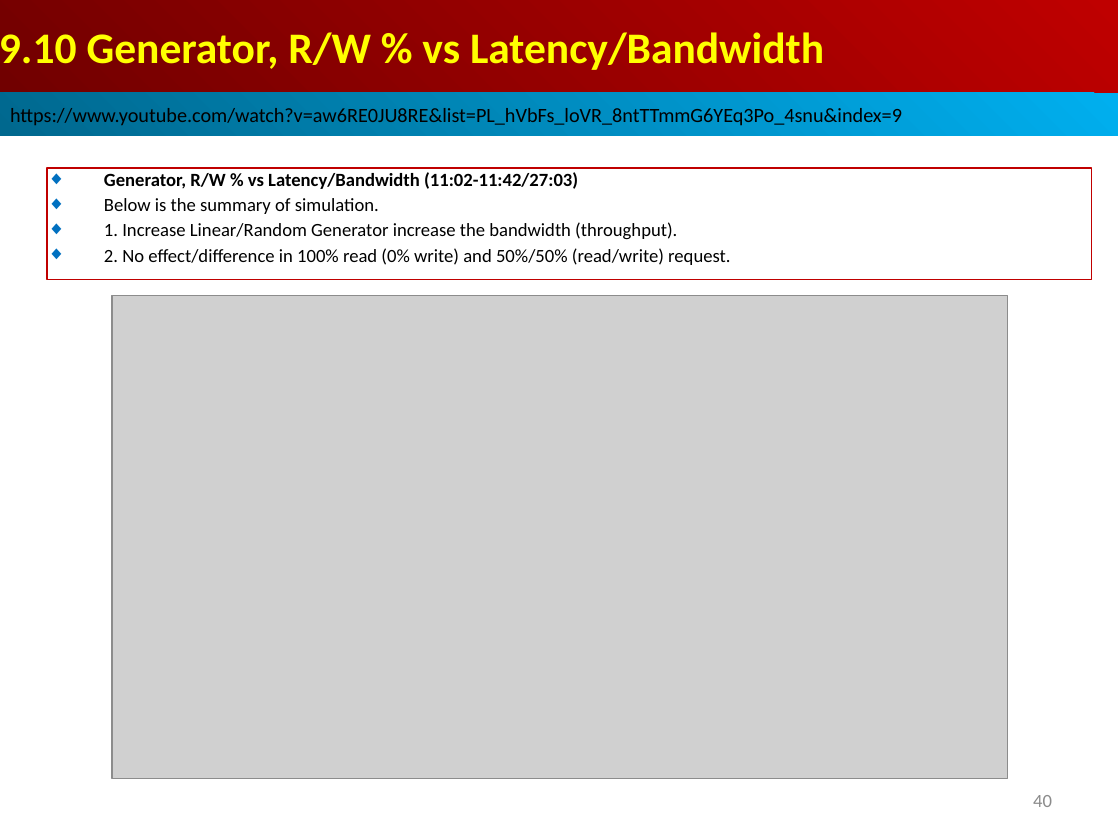
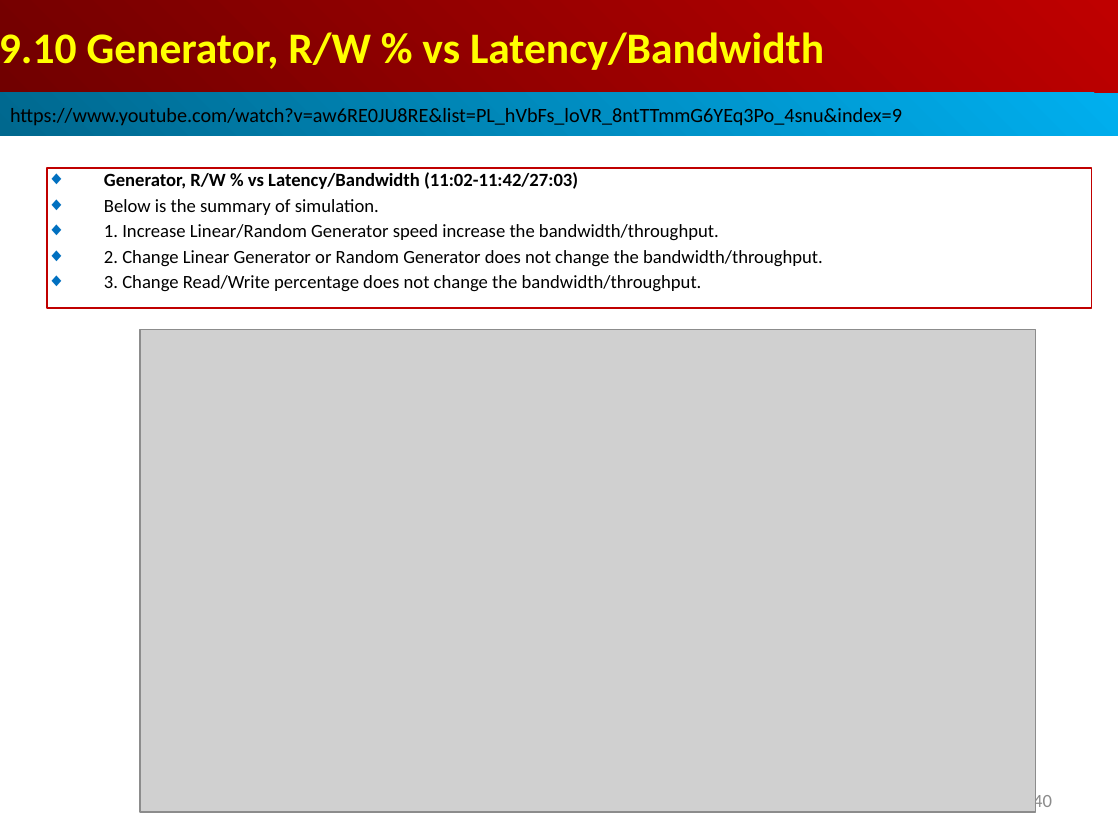
Before and after one commit to peterhchen/AIU_CS850_Gem5_McPAT, a slide deck: slide 40 of 050_Gem5/009.MemMod/000_Video/009.MemMod.ppt. Drawn at 1120x840 pixels with LibreOffice and Linux fonts; fonts in the diff are those of the drawing; grey boxes stand for pictures. Boxes give left, top, right and bottom in pixels: in the first picture for what was removed or moved away, otherwise in the second. Text is boxed around its words. In the diff, an @@ line names an element or a change of style, - is before the commit and + after.

```diff
--- a/050_Gem5/009.MemMod/000_Video/009.MemMod.ppt
+++ b/050_Gem5/009.MemMod/000_Video/009.MemMod.ppt
@@ rectangle "Generator, R/W % vs Latency/Bandwidth ...": place and size @@
-rectangle "Generator, R/W % vs Latency/Bandwidth ..." at box(47, 168, 1092, 280)
+rectangle "Generator, R/W % vs Latency/Bandwidth ..." at box(47, 168, 1092, 308)
@@ text in rectangle at box(104, 224, 823, 292): text changed @@
-◆ 1. Increase Linear/Random Generator increase the bandwidth (throughput).
-◆ 2. No effect/difference in 100% read (0% write) and 50%/50% (read/write) request.
+◆ 1. Increase Linear/Random Generator speed increase the bandwidth/throughput.
+◆ 2. Change Linear Generator or Random Generator does not change the bandwidth/throughput.
+◆ 3. Change Read/Write percentage does not change the bandwidth/throughput.
@@ picture: place and size @@
-picture at box(112, 296, 1008, 778)
+picture at box(140, 329, 1036, 812)
@@ page number rewrapped from box(1033, 795, 1052, 807) to box(1033, 792, 1052, 813) @@
```
Also in this commit, not shown: 1 other slide changed.
